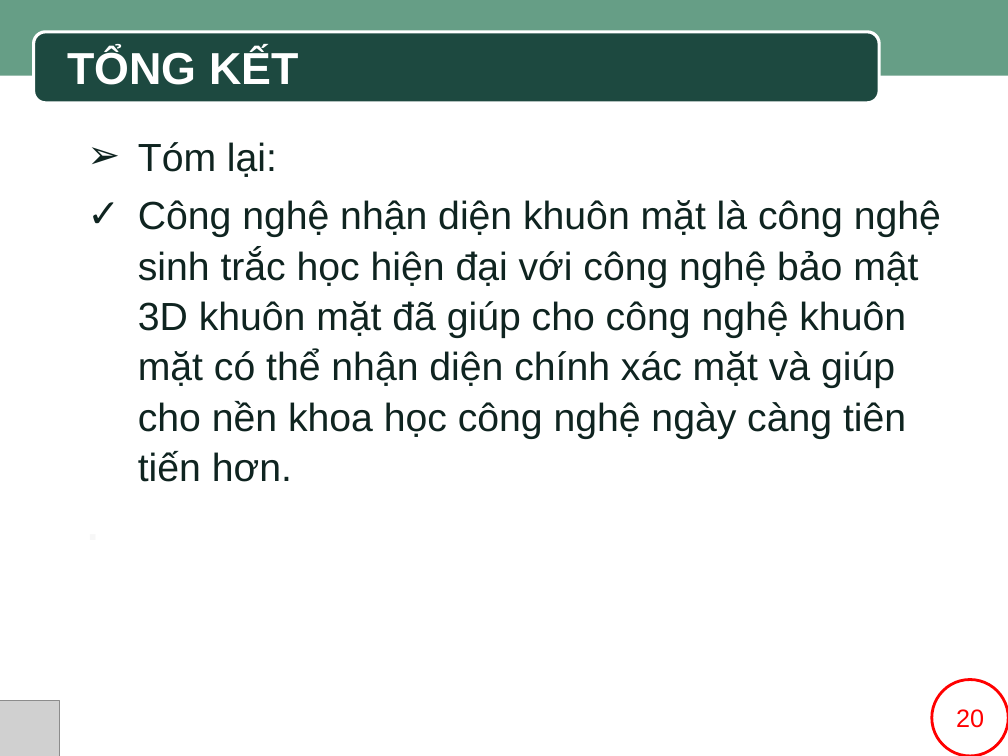
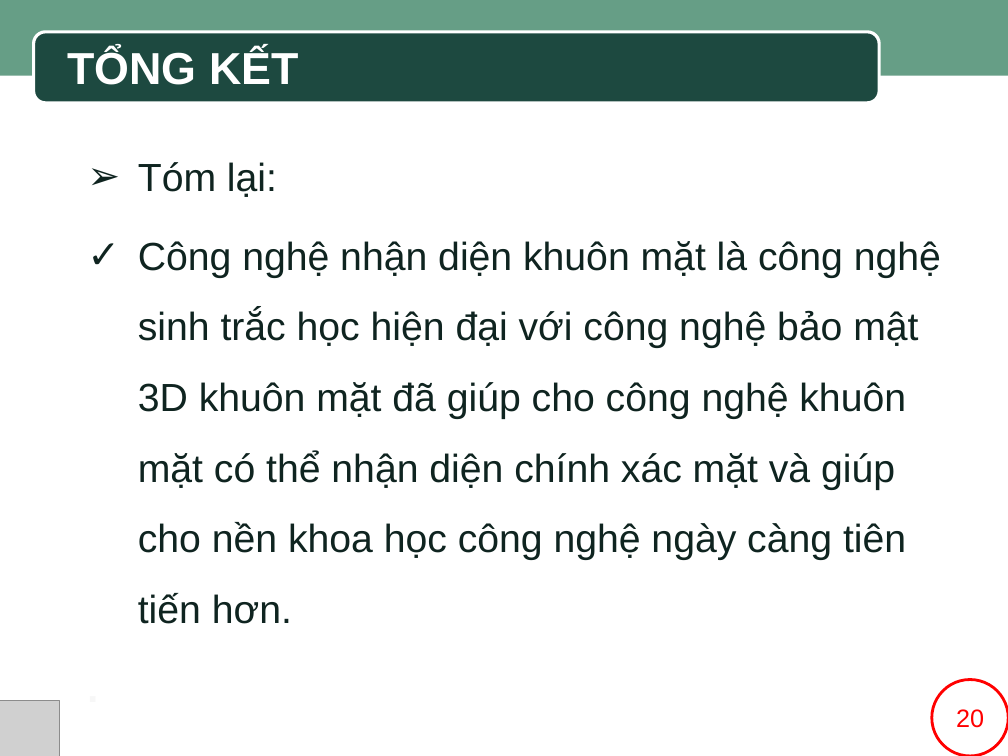
Before and after one commit to SaintLaurentxTran/hutech-23dthd4-nhom7, a slide deck: slide 20 of BÀI THUYẾT TRÌNH MẪU.pptx. Drawn at 1008x756 pixels with LibreOffice and Linux fonts; fonts in the diff are those of the drawing; grey boxes stand for pictures; background and template pictures are left out. Boxes give left, top, right and bottom in pixels: in the first picture for what was removed or moved away, otherwise in the second. Text is boxed around its words. In the diff, an @@ line names an element or a change of style, - is before the commit and + after.

```diff
--- a/BÀI THUYẾT TRÌNH MẪU.pptx
+++ b/BÀI THUYẾT TRÌNH MẪU.pptx
@@ text "Tóm lại:" at (x1=138, y1=162, x2=941, y2=624): line spacing 1.07 to 1.5 @@
```
Also in this commit, not shown: 2 other slides changed.
